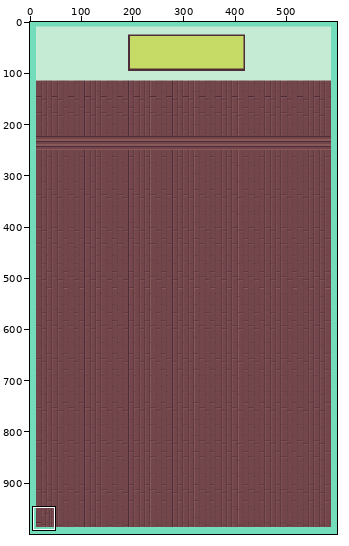
Pixel-art file: assets/rooms/classroom.aseprite. Above, an overview of the earlier version with the close-up marked.
Close-up. First the earlier version:
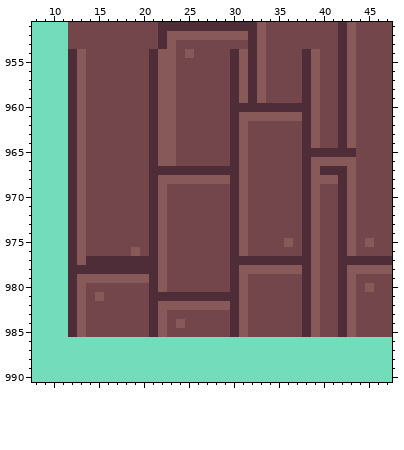
600x1000 pixels, 1 frame. Shown: x 8..47, y 951..990. The commit also changed other parts of the picture, which this record leaves out.
Once edited:
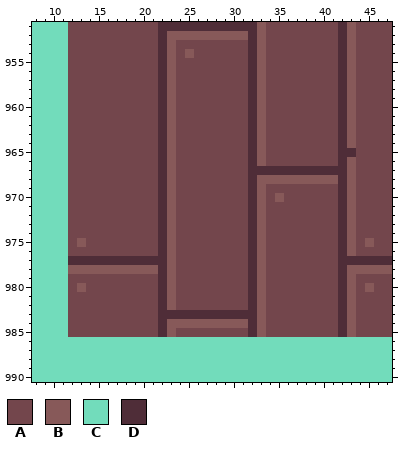
Palette (. is transparent): A #73464c  B #875959  C #72dcbb  D #4f2d38
The exact change:
--- layer "Layer 1"
@@ x 8..47 @@
 953 CCCCAAAAAAAAAADBAAAAAAAADBAAAAAAAADBAAAA
-954 CCCCDBAAAAAAADBBABAAAADBDBAAAADBAADBAAAA
-955 CCCCDBAAAAAAADBBAAAAAADBDBAAAADBAADBAAAA
-956 CCCCDBAAAAAAADBBAAAAAADBDBAAAADBAADBAAAA
-957 CCCCDBAAAAAAADBBAAAAAADBDBAAAADBAADBAAAA
-958 CCCCDBAAAAAAADBBAAAAAADBDBAAAADBAADBAAAA
-959 CCCCDBAAAAAAADBBAAAAAADBDBAAAADBAADBAAAA
-960 CCCCDBAAAAAAADBBAAAAAADDDDDDDDDBAADBAAAA
-961 CCCCDBAAAAAAADBBAAAAAADBBBBBBBDBAADBAAAA
-962 CCCCDBAAAAAAADBBAAAAAADBAAAAAADBAADBAAAA
-963 CCCCDBAAAAAAADBBAAAAAADBAAAAAADBAADBAAAA
-964 CCCCDBAAAAAAADBBAAAAAADBAAAAAADBAADBAAAA
-965 CCCCDBAAAAAAADBBAAAAAADBAAAAAADDDDDDAAAA
-966 CCCCDBAAAAAAADBBAAAAAADBAAAAAADBBBBBAAAA
-967 CCCCDBAAAAAAADDDDDDDDDDBAAAAAADBDDDBAAAA
-968 CCCCDBAAAAAAADBBBBBBBBDBAAAAAADBBBDBAAAA
-969 CCCCDBAAAAAAADBAAAAAAADBAAAAAADBAADBAAAA
-970 CCCCDBAAAAAAADBAAAAAAADBAAAAAADBAADBAAAA
-971 CCCCDBAAAAAAADBAAAAAAADBAAAAAADBAADBAAAA
-972 CCCCDBAAAAAAADBAAAAAAADBAAAAAADBAADBAAAA
-973 CCCCDBAAAAAAADBAAAAAAADBAAAAAADBAADBAAAA
-974 CCCCDBAAAAAAADBAAAAAAADBAAAAAADBAADBAAAA
-975 CCCCDBAAAAAAADBAAAAAAADBAAAABADBAADBABAA
-976 CCCCDBAAAAABADBAAAAAAADBAAAAAADBAADBAAAA
-977 CCCCDBDDDDDDDDBAAAAAAADDDDDDDDDBAADDDDDD
-978 CCCCDDDDDDDDDDBAAAAAAADBBBBBBBDBAADBBBBB
-979 CCCCDBBBBBBBBDBAAAAAAADBAAAAAADBAADBAAAA
-980 CCCCDBAAAAAAADBAAAAAAADBAAAAAADBAADBABAA
-981 CCCCDBABAAAAADDDDDDDDDDBAAAAAADBAADBAAAA
-982 CCCCDBAAAAAAADBBBBBBBBDBAAAAAADBAADBAAAA
-983 CCCCDBAAAAAAADBAAAAAAADBAAAAAADBAADBAAAA
-984 CCCCDBAAAAAAADBABAAAAADBAAAAAADBAADBAAAA
-985 CCCCDBAAAAAAADBAAAAAAADBAAAAAADBAADBAAAA
+954 CCCCAAAAAAAAAADBABAAAAAADBAAAAAAAADBAAAA
+955 CCCCAAAAAAAAAADBAAAAAAAADBAAAAAAAADBAAAA
+956 CCCCAAAAAAAAAADBAAAAAAAADBAAAAAAAADBAAAA
+957 CCCCAAAAAAAAAADBAAAAAAAADBAAAAAAAADBAAAA
+958 CCCCAAAAAAAAAADBAAAAAAAADBAAAAAAAADBAAAA
+959 CCCCAAAAAAAAAADBAAAAAAAADBAAAAAAAADBAAAA
+960 CCCCAAAAAAAAAADBAAAAAAAADBAAAAAAAADBAAAA
+961 CCCCAAAAAAAAAADBAAAAAAAADBAAAAAAAADBAAAA
+962 CCCCAAAAAAAAAADBAAAAAAAADBAAAAAAAADBAAAA
+963 CCCCAAAAAAAAAADBAAAAAAAADBAAAAAAAADBAAAA
+964 CCCCAAAAAAAAAADBAAAAAAAADBAAAAAAAADBAAAA
+965 CCCCAAAAAAAAAADBAAAAAAAADBAAAAAAAADDAAAA
+966 CCCCAAAAAAAAAADBAAAAAAAADBAAAAAAAADBAAAA
+967 CCCCAAAAAAAAAADBAAAAAAAADDDDDDDDDDDBAAAA
+968 CCCCAAAAAAAAAADBAAAAAAAADBBBBBBBBBDBAAAA
+969 CCCCAAAAAAAAAADBAAAAAAAADBAAAAAAAADBAAAA
+970 CCCCAAAAAAAAAADBAAAAAAAADBABAAAAAADBAAAA
+971 CCCCAAAAAAAAAADBAAAAAAAADBAAAAAAAADBAAAA
+972 CCCCAAAAAAAAAADBAAAAAAAADBAAAAAAAADBAAAA
+973 CCCCAAAAAAAAAADBAAAAAAAADBAAAAAAAADBAAAA
+974 CCCCAAAAAAAAAADBAAAAAAAADBAAAAAAAADBAAAA
+975 CCCCABAAAAAAAADBAAAAAAAADBAAAAAAAADBABAA
+976 CCCCAAAAAAAAAADBAAAAAAAADBAAAAAAAADBAAAA
+977 CCCCDDDDDDDDDDDBAAAAAAAADBAAAAAAAADDDDDD
+978 CCCCBBBBBBBBBBDBAAAAAAAADBAAAAAAAADBBBBB
+979 CCCCAAAAAAAAAADBAAAAAAAADBAAAAAAAADBAAAA
+980 CCCCABAAAAAAAADBAAAAAAAADBAAAAAAAADBABAA
+981 CCCCAAAAAAAAAADBAAAAAAAADBAAAAAAAADBAAAA
+982 CCCCAAAAAAAAAADBAAAAAAAADBAAAAAAAADBAAAA
+983 CCCCAAAAAAAAAADDDDDDDDDDDBAAAAAAAADBAAAA
+984 CCCCAAAAAAAAAADBBBBBBBBBDBAAAAAAAADBAAAA
+985 CCCCAAAAAAAAAADBAAAAAAAADBAAAAAAAADBAAAA
 986 CCCCCCCCCCCCCCCCCCCCCCCCCCCCCCCCCCCCCCCC
Changed places in both close-ups, as pixel boxes (x1, y1, x2, y2):
changed: (68, 49, 347, 337)
